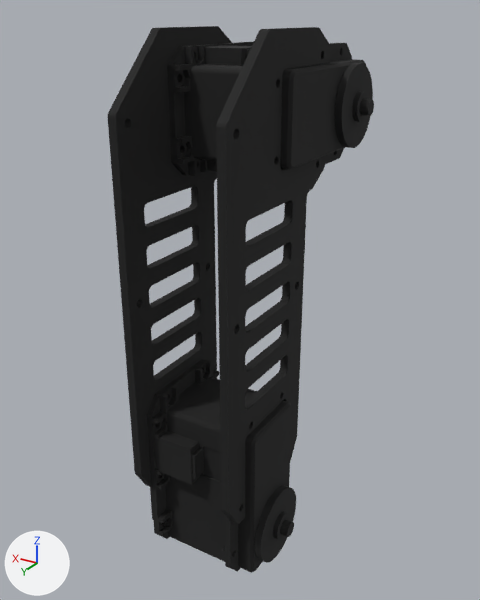
A saved change to the COLLADA model src/ptera_sim/models/widow_xl/meshes/shoulder.dae.
Both versions are drawn from a 50 mm camera at (-0.1107, 0.1739, 0.1738) aimed at (0.0041, -0.0174, 0.0781). Arrows for +X, +Y and +Z are at lower left; the lights stay in place. The picture after the commit comes second. Where no turn or scale is listed for an object, it has been applied to the vertices.

Objects in the first picture: 'ShoulderToElbowBeef v11', 'ShoulderToElbowBeef v11.001', 'mx106t v1', 'mx106t v1.001'.
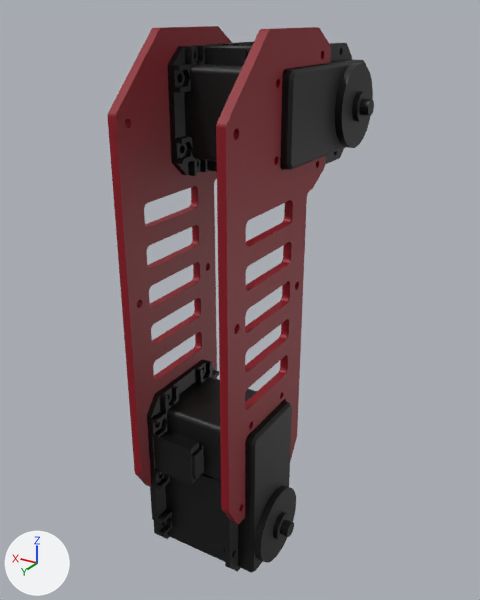
Pixel boxes [x1, y1, x2, y2] of what changed, in the pictures (480 x 600 px):
'ShoulderToElbowBeef v11', recoloured, surface changed (black to red)
    both: [216, 27, 331, 524]
'ShoulderToElbowBeef v11.001', recoloured, surface changed (black to red)
    both: [108, 26, 232, 487]
'mx106t v1.001', recoloured, surface changed
    both: [147, 359, 296, 569]
'mx106t v1', recoloured, surface changed
    both: [167, 41, 374, 176]

Patch to the scene script:
```diff
--- a/src/ptera_sim/models/widow_xl/meshes/shoulder.dae.py
+++ b/src/ptera_sim/models/widow_xl/meshes/shoulder.dae.py
@@ mat_id10 @@
 mat_id10 = principled_material('ID10')
-mat_id10.base_color = (0.00913, 0.00913, 0.00913)  # black #181818
-mat_id10.roughness = 0.9
+mat_id10.base_color = (0.25, 0.0, 0.00925)  # red #890018
@@ mat_material_002 @@
+mat_material_002 = principled_material('Material.002')
+mat_material_002.base_color = (0.0, 0.0, 0.0)  # black #000000
@@ me_mx106t_v1 @@
 me_mx106t_v1.from_pydata(...)  # 4488 vertices, 9036 faces; spans x -0.0201..0.0201, y -0.0308..0.0245, z -0.0506..0.0145
-me_mx106t_v1.materials.append(mat_id10)  # black #181818
+me_mx106t_v1.materials.append(mat_material_002)  # black #000000
@@ me_object_002 @@
+me_object_002.from_pydata(...)  # 4488 vertices, 9036 faces; spans x -0.0201..0.0201, y -0.0308..0.0245, z -0.0506..0.0145
+me_object_002.materials.append(mat_material_002)  # black #000000
@@ ob_mx106t_v1_001 @@
-ob_mx106t_v1_001 = bpy.data.objects.new('mx106t v1.001', me_mx106t_v1)
+ob_mx106t_v1_001 = bpy.data.objects.new('mx106t v1.001', me_object_002)
 ob_mx106t_v1_001.parent = ob_shoulder
```
